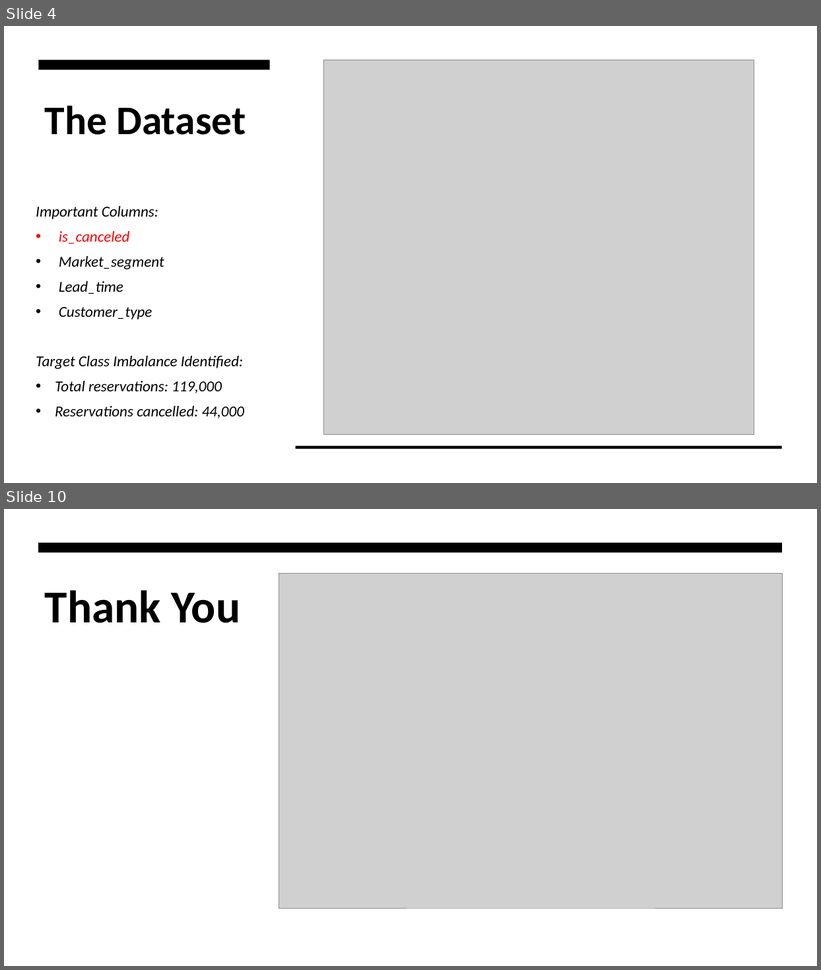
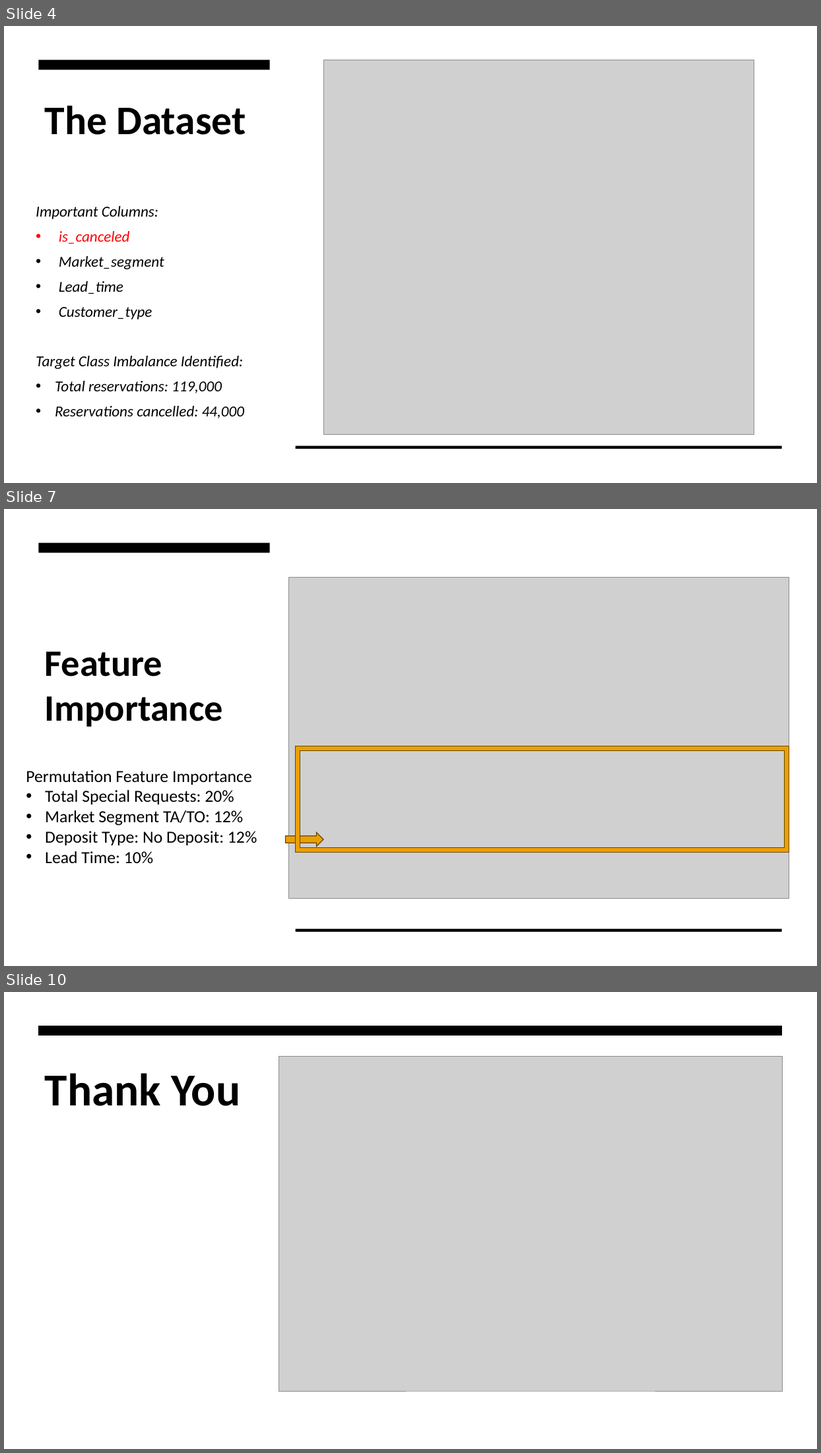
Before and after one commit to briantlui/predictive-model, a slide deck: docs/Sprint3_Presentation.pptx. Shown one above the other, each under a label of ours: slides 4 and 10 before the commit, slides 4, 7 and 10 after it; the slides between them are not shown. The pictures are 821x970 and 821x1453 pixels, drawn with LibreOffice and Linux fonts; fonts in the diff are those of the drawing; grey boxes stand for pictures. Boxes give left, top, right and bottom in pixels: in the first picture for what was removed or moved away, otherwise in the second. Text is boxed around its words. In the diff, an @@ line names an element or a change of style, - is before the commit and + after.

```diff
--- a/docs/Sprint3_Presentation.pptx
+++ b/docs/Sprint3_Presentation.pptx
@@ slide 7 added at (4,509,817,966), background #FFFFFF @@
@@ rectangle added at (4,509,817,966), fill #FFFFFF @@
@@ rectangle added at (39,543,270,553), fill #000000 @@
@@ picture added at (289,578,789,899) @@
@@ title added at (45,652,224,727), 44 pt, text #000000, bold @@
+Feature Importance
@@ frame added at (296,747,789,852), fill #EBA000, outline #674600 1 pt @@
@@ text added at (26,770,257,864), 20 pt, text #000000 @@
+Permutation Feature Importance
+• Total Special Requests: 20%
+• Market Segment TA/TO: 12%
+• Deposit Type: No Deposit: 12%
+• Lead Time: 10%
@@ right arrow added at (286,833,323,846), fill #EBA000, outline #674600 1 pt @@
@@ rectangle added at (296,929,782,932), fill #000000 @@
```
Also in this commit, not shown: 10 slides changed, 2 other slides added, 1 slide removed, 1 other file.
